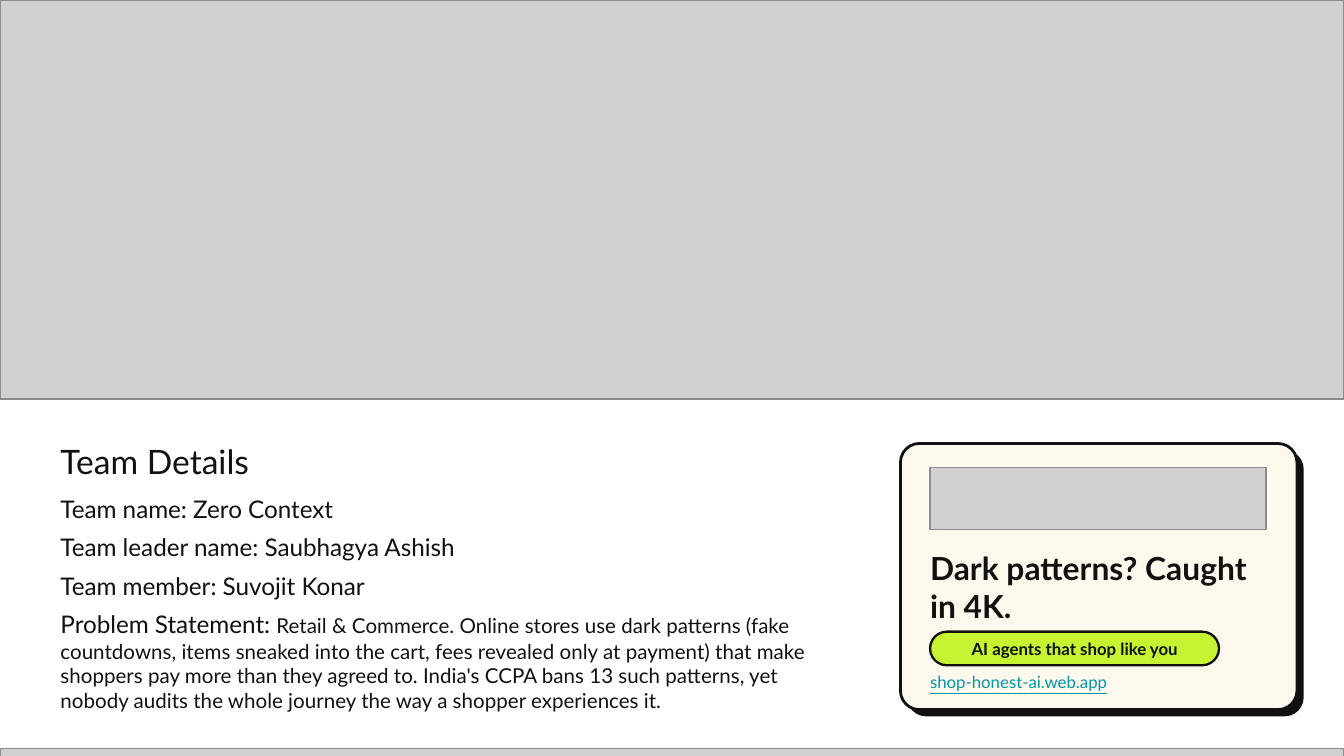
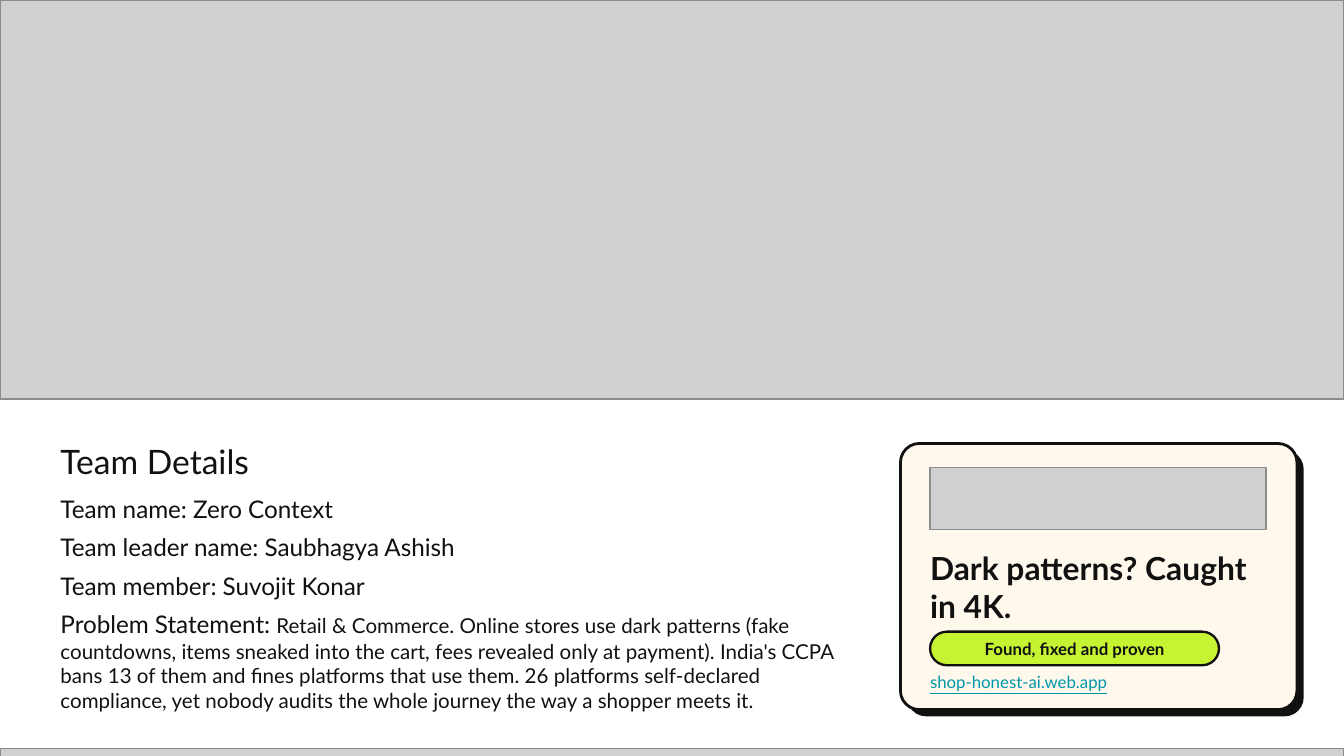
Before and after one commit to saubhagyaashish/shop-honest, a slide deck: slide 1 of Zero Context - Shop Honest - AI Builder Cup.pptx. Drawn at 1344x756 pixels with LibreOffice and Linux fonts; fonts in the diff are those of the drawing; grey boxes stand for pictures. Boxes give left, top, right and bottom in pixels: in the first picture for what was removed or moved away, otherwise in the second. Text is boxed around its words. In the diff, an @@ line names an element or a change of style, - is before the commit and + after.

```diff
--- a/Zero Context - Shop Honest - AI Builder Cup.pptx
+++ b/Zero Context - Shop Honest - AI Builder Cup.pptx
@@ text at [60, 615, 834, 712]: text changed @@
-Problem Statement: Retail & Commerce. Online stores use dark patterns (fake countdowns, items sneaked into the cart, fees revealed only at payment) that make shoppers pay more than they agreed to. India's CCPA bans 13 such patterns, yet nobody audits the whole journey the way a shopper experiences it.
+Problem Statement: Retail & Commerce. Online stores use dark patterns (fake countdowns, items sneaked into the cart, fees revealed only at payment). India's CCPA bans 13 of them and fines platforms that use them. 26 platforms self-declared compliance, yet nobody audits the whole journey the way a shopper meets it.
@@ text in rounded rectangle at [985, 642, 1164, 658]: text changed @@
-AI agents that shop like you
+Found, fixed and proven
```
Also in this commit, not shown: 5 other slides changed, 2 slides added, 1 slide removed.
